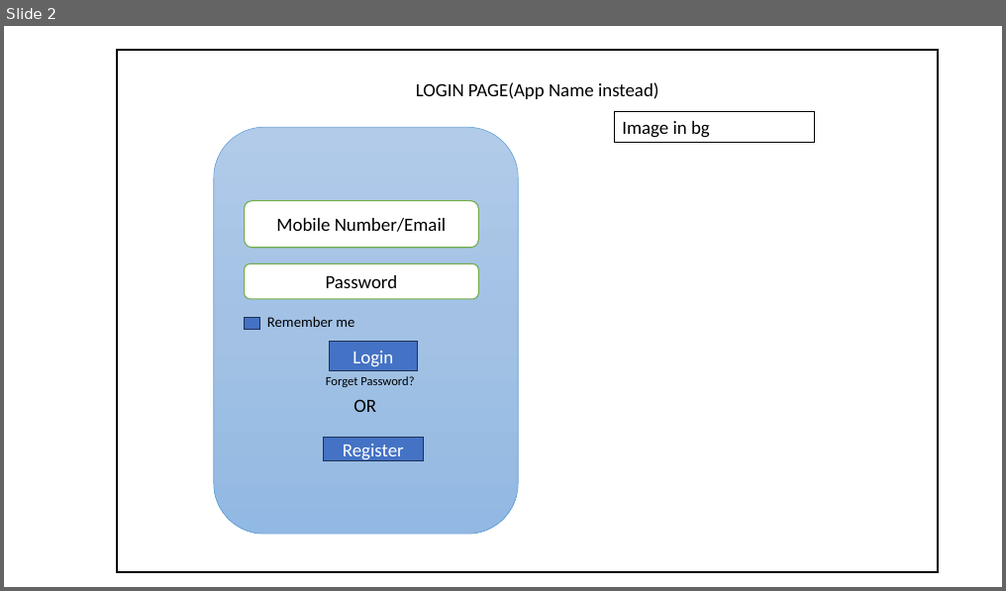
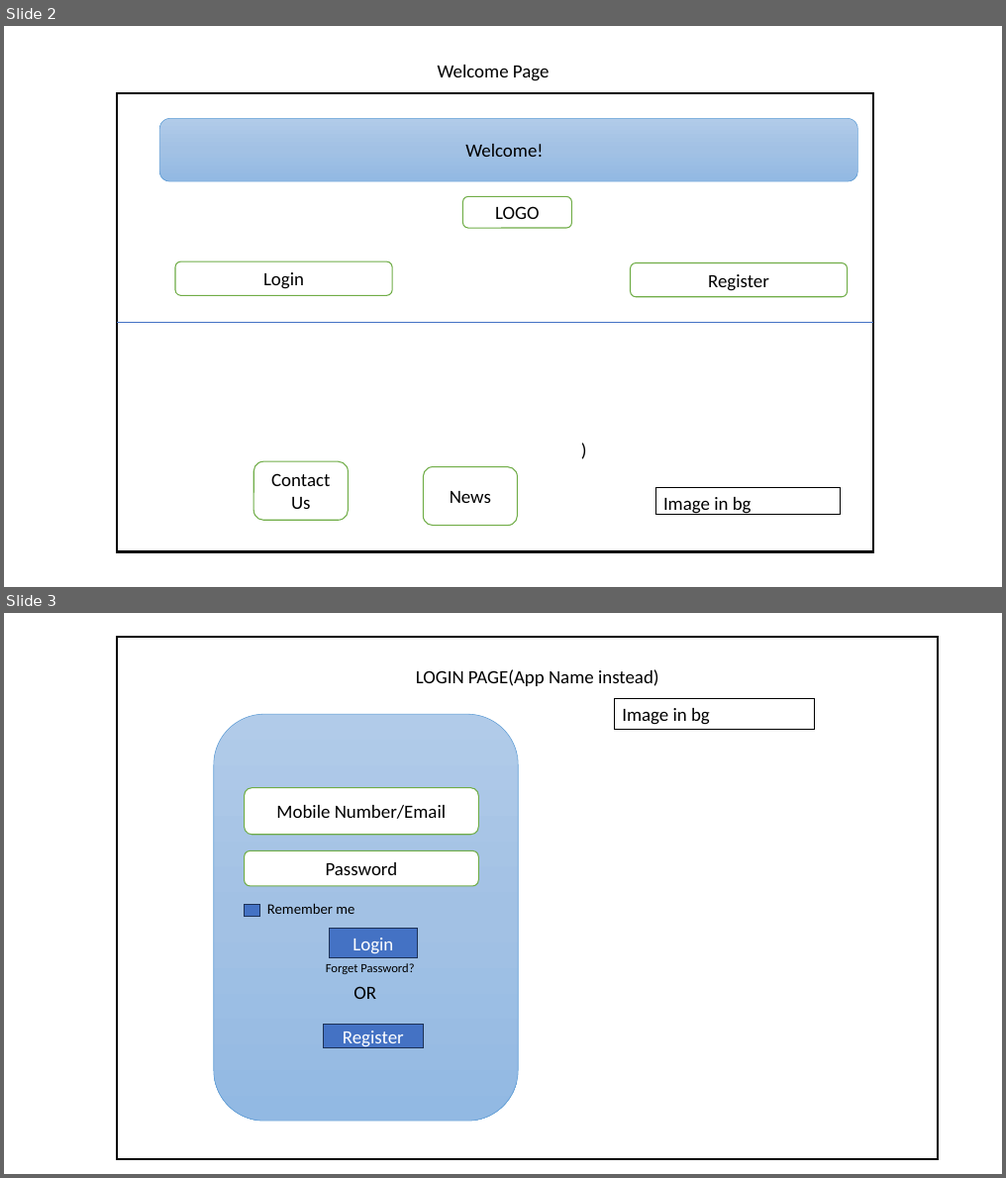
Before and after one commit to slymyname/keerthiagripro, a slide deck: App pages PPT.pptx. Shown one above the other, each under a label of ours: slide 2 before the commit, slides 2 and 3 after it. The pictures are 1006x591 and 1006x1178 pixels, drawn with LibreOffice and Linux fonts; fonts in the diff are those of the drawing. Boxes give left, top, right and bottom in pixels: in the first picture for what was removed or moved away, otherwise in the second. Text is boxed around its words. In the diff, an @@ line names an element or a change of style, - is before the commit and + after.

```diff
--- a/App pages PPT.pptx
+++ b/App pages PPT.pptx
@@ slide 2 added at <box>4,26,1002,587</box>, background #FFFFFF @@
@@ text added at <box>438,65,549,81</box>, 18 pt, text #000000 @@
+Welcome Page
@@ group added at <box>117,93,873,553</box>: 5 rounded rectangles, 2 rectangles, 1 text, 1 line @@
+)
+Image in bg
+Welcome!
+Contact Us
+News
+LOGO
+Login
@@ rounded rectangle added at <box>631,264,847,297</box>, fill #FFFFFF, outline #70AD47 1 pt, 18 pt, text #000000 @@
+Register
@@ what was slide 2 is now slide 3 @@
```
Also in this commit, not shown: 2 slides changed.
